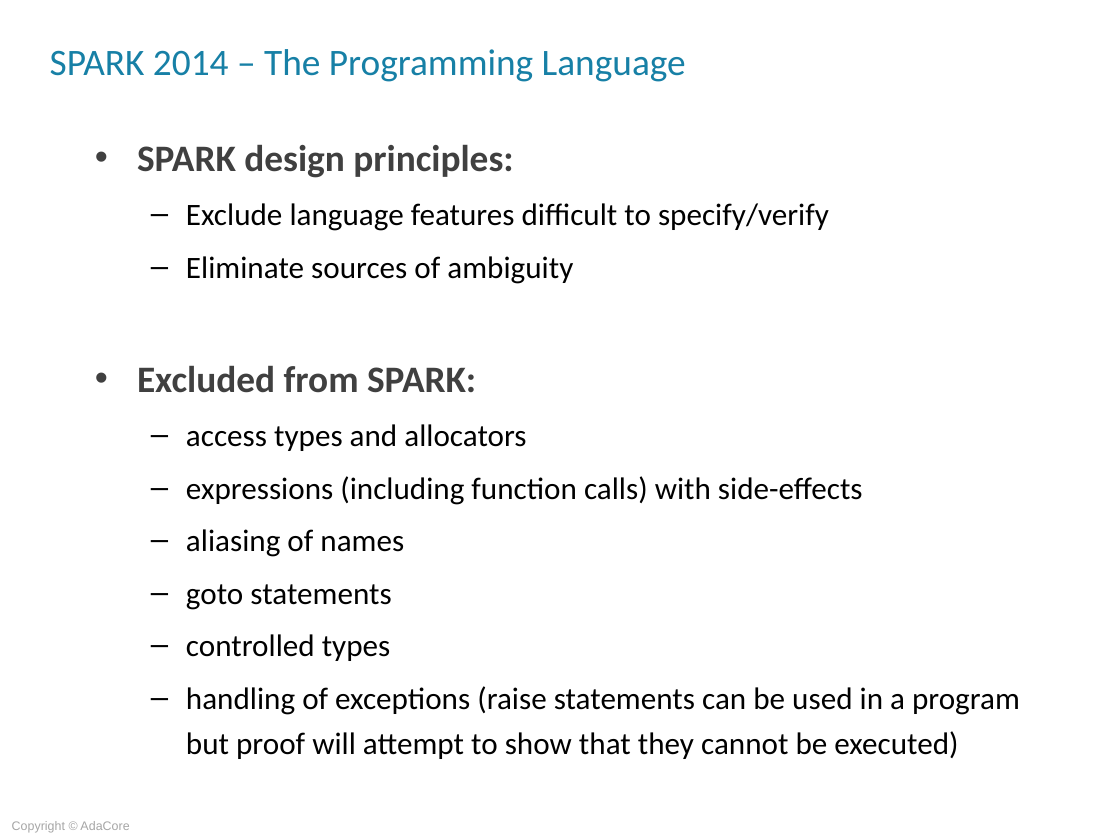
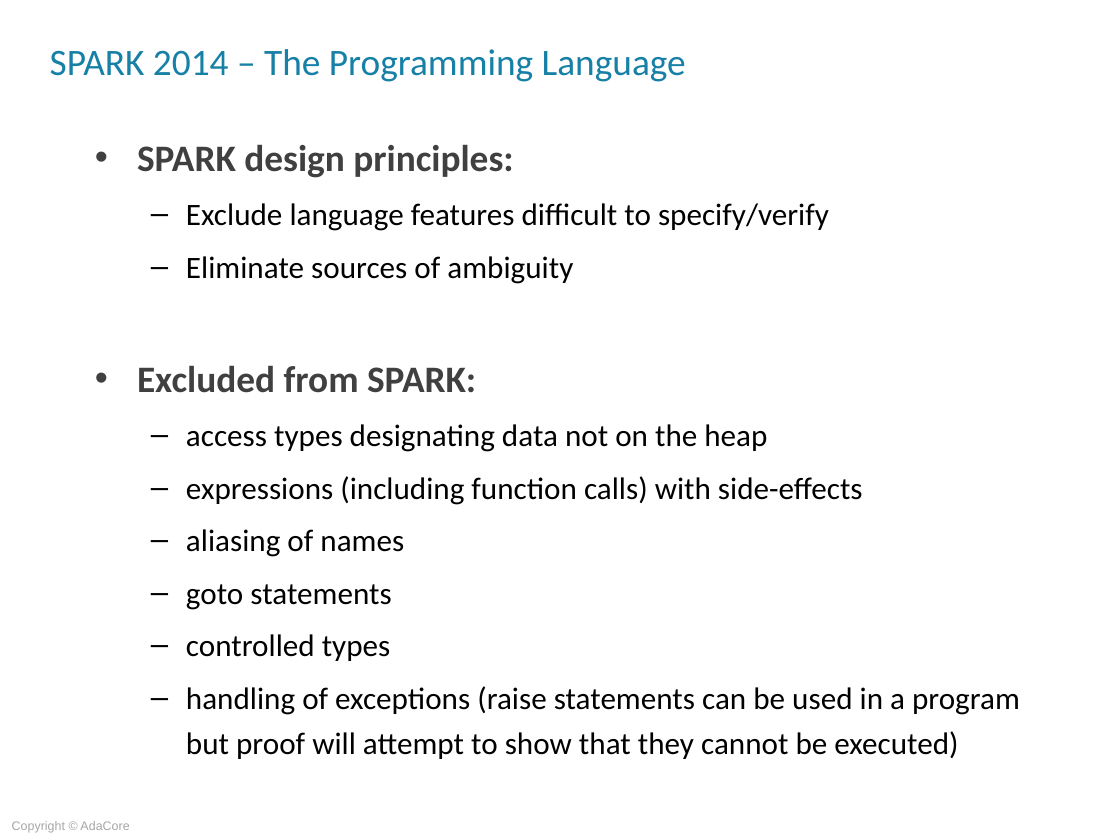
Before and after one commit to AdaCoreU/Courses, a slide deck: slide 6 of lectures/06_SPARK_2014/01_Overview/Slides/01_Overview.ppt. Drawn at 1120x840 pixels with LibreOffice and Linux fonts; fonts in the diff are those of the drawing; background and template pictures are left out. Boxes give left, top, right and bottom in pixels: in the first picture for what was removed or moved away, otherwise in the second. Text is boxed around its words. In the diff, an @@ line names an element or a change of style, - is before the commit and + after.

Commit message:
Add a slide about ownership in SPARK overview

```diff
--- a/lectures/06_SPARK_2014/01_Overview/Slides/01_Overview.ppt
+++ b/lectures/06_SPARK_2014/01_Overview/Slides/01_Overview.ppt
@@ text at (186, 424, 767, 452): text changed @@
-  – access types and allocators
+  – access types designating data not on the heap
```
Also in this commit, not shown: 1 other slide changed, 1 slide added, 1 other file.
